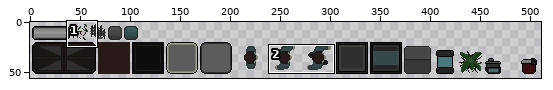
Sprite sheet, stored at res/gfx/graphics.png. Above: a wide view before the commit, with the close-up outlined.
Close-up. The starting point:
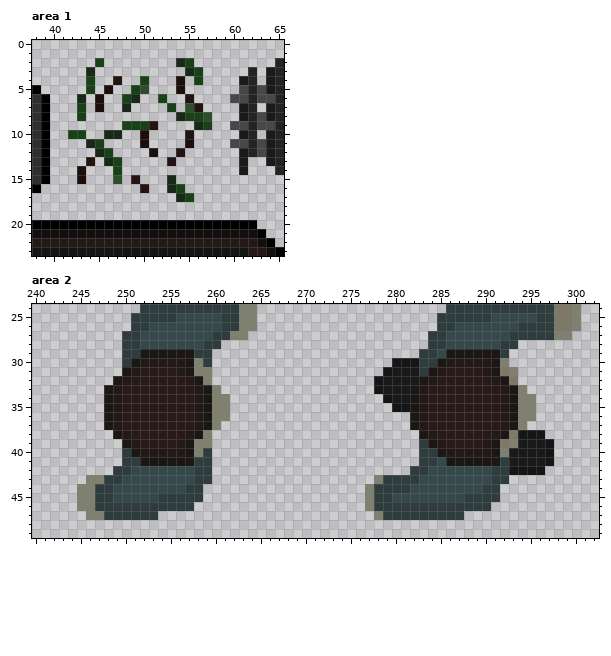
The file is 512x64 pixels. Colours within 5 levels of each other are drawn and written as one. Shown: area 1: x 38..65, y 0..23; area 2: x 240..302, y 24..49. The wide view leaves out empty margins.
Now the later version:
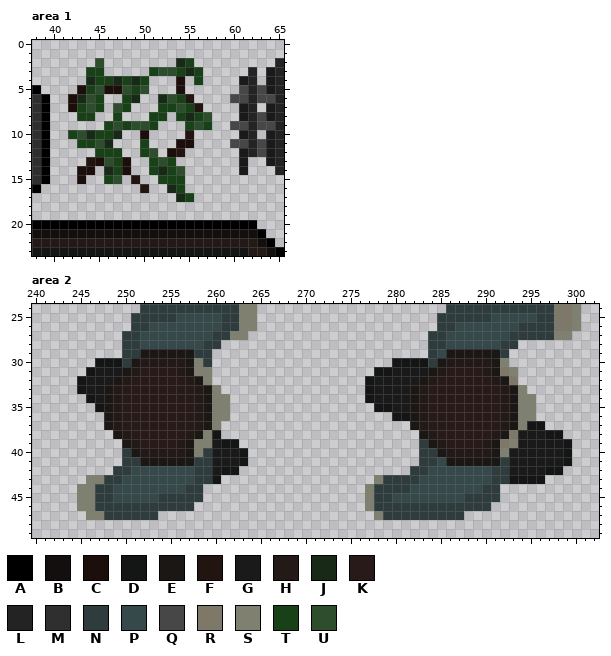
Palette (. is transparent): A #000000  B #130f0f  C #1b0e0b  D #131615  E #1b1714  F #221411  G #1a1a1a  H #231917  J #182917  K #291a1a  L #232323  M #2f2f2f  N #2e3c3d  P #35484a  Q #474747  R #7d7868  S #7f8070  T #184117  U #2e4d2d
The exact change:
--- area 1
@@ x 40..58 @@
  1 ...................
- 2 .....T........JT...
- 3 ....J..........JT..
- 4 ....T..F..T...C.T..
- 5 ....T.C..TU...C....
- 6 ...J.C..TJ..T..F...
- 7 ...T.C..J....T.UF..
- 8 ...T..........JTTU.
- 9 ........TTTF....JT.
-10 ..TT..JJ..C....F...
-11 ....JT....C....C...
-12 .....JT....C..F....
-13 ....F.JT.....F.....
-14 ...C...T...........
-15 ...C...U.F...J.....
+ 2 .....U........JT...
+ 3 ....TT.....TUUTJT..
+ 4 ....JTTJTJT...C.T..
+ 5 ...CTUCCUTU...C....
+ 6 ..CJUT..TJ..JUTF...
+ 7 ..CTUT.UT...TTUTF..
+ 8 ...TT..T...TT.TJTU.
+ 9 ......TUTUUT...TUT.
+10 ..TUJTTJ..C....F...
+11 ...TTUJ...T...CC...
+12 .....TTT..TU.CF....
+13 ....FCUTC..TUT.....
+14 ...CC.JTC..TJTU....
+15 ...C..TU.F..TTT....
 16 ..........F..JT....
--- area 2
@@ x 240..302 @@
 28 ..........NNPPPPPPPNN.......................NNPPPPPPNN.........
-29 ..........NNEEEEEENN.......................NNPEEEEEEN..........
-30 ..........NEHHHHHESN....................DDDNNEHHHHHES..........
-31 ..........EHKKKKHESS...................DGGGNEHKKKKHERS.........
-32 .........EHKKKKKKHES..................DGGGGEHKKKKKKHER.........
-33 ........EHKKKKKKKKHES.................DGGGEHKKKKKKKKHES........
-34 ........EHKKKKKKKKHESS.................DGGEHKKKKKKKKHESS.......
-35 ........EHKKKKKKKKHESS..................DDEHKKKKKKKKHESS.......
-36 ........EHKKKKKKKKHESS....................EHKKKKKKKKHESS.......
-37 ........EHKKKKKKKKHES.....................EHKKKKKKKKHES........
-38 .........EHKKKKKKHES.......................EHKKKKKKHERDDD......
-39 ..........EHKKKKHESS.......................NEHKKKKHERSGGGD.....
-40 ..........NEHHHHHESN.......................NNEHHHHHESGGGGD.....
-41 ..........NNEEEEEENN.......................NNPEEEEEENGGGGD.....
-42 .........NNPPPPPPPNN......................NNPPPPPPPNNDDDD......
-43 ......SSNNPPPPPPPPNN..................SNNNNPPPPPPPPNN..........
+29 ..........NNEEEEEENN........................NPEEEEEEN..........
+30 .......DDDNEHHHHHESN....................DDDDNEHHHHHES..........
+31 ......DGGGEHKKKKHESS..................DDGGGGEHKKKKHERS.........
+32 .....DGGGEHKKKKKKHES.................DGGGGGEHKKKKKKHER.........
+33 .....DGGEHKKKKKKKKHES................DGGGGEHKKKKKKKKHES........
+34 ......DGEHKKKKKKKKHESS...............DGGGGEHKKKKKKKKHESS.......
+35 .......DEHKKKKKKKKHESS................DDGGEHKKKKKKKKHESS.......
+36 ........EHKKKKKKKKHESS..................DDEHKKKKKKKKHESS.......
+37 ........EHKKKKKKKKHES.....................EHKKKKKKKKHESDD......
+38 .........EHKKKKKKHESD......................EHKKKKKKHERGGGDD....
+39 ..........EHKKKKHESSGDD....................NEHKKKKHERSGGGGGD...
+40 ..........NEHHHHHESNGGGD...................NNEHHHHHESGGGGGGD...
+41 ..........NNEEEEEENNGGGD...................NNPEEEEEENGGGGGGD...
+42 .........NNPPPPPPPNNGDD...................NNPPPPPPPNNGGGGDD....
+43 ......SSNNPPPPPPPPNND.................SNNNNPPPPPPPPNNDDDD......
 44 .....SSNNPPPPPPPPNN..................SNNNNPPPPPPPPNN...........
Where, in picture pixels (left, top, right, bottom), the same in both close-ups:
changed: (68, 58, 203, 184)
changed: (365, 349, 428, 421)
added: (77, 358, 122, 412)
changed: (509, 421, 572, 484)
added: (212, 430, 248, 484)
